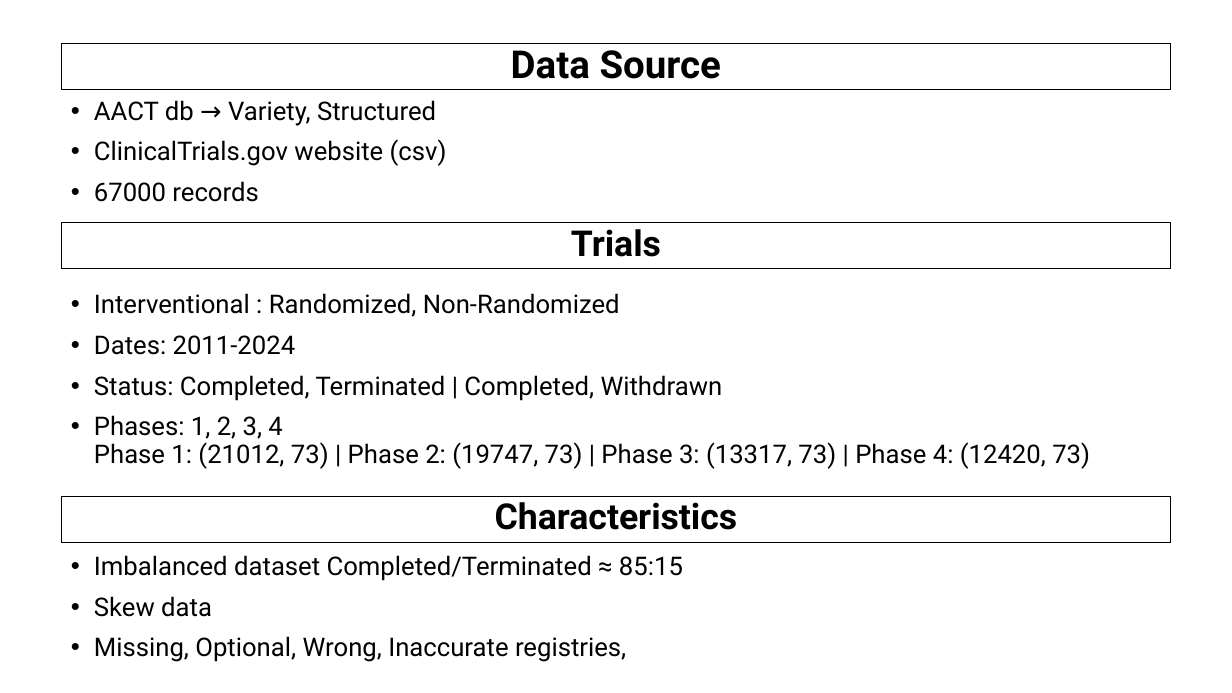
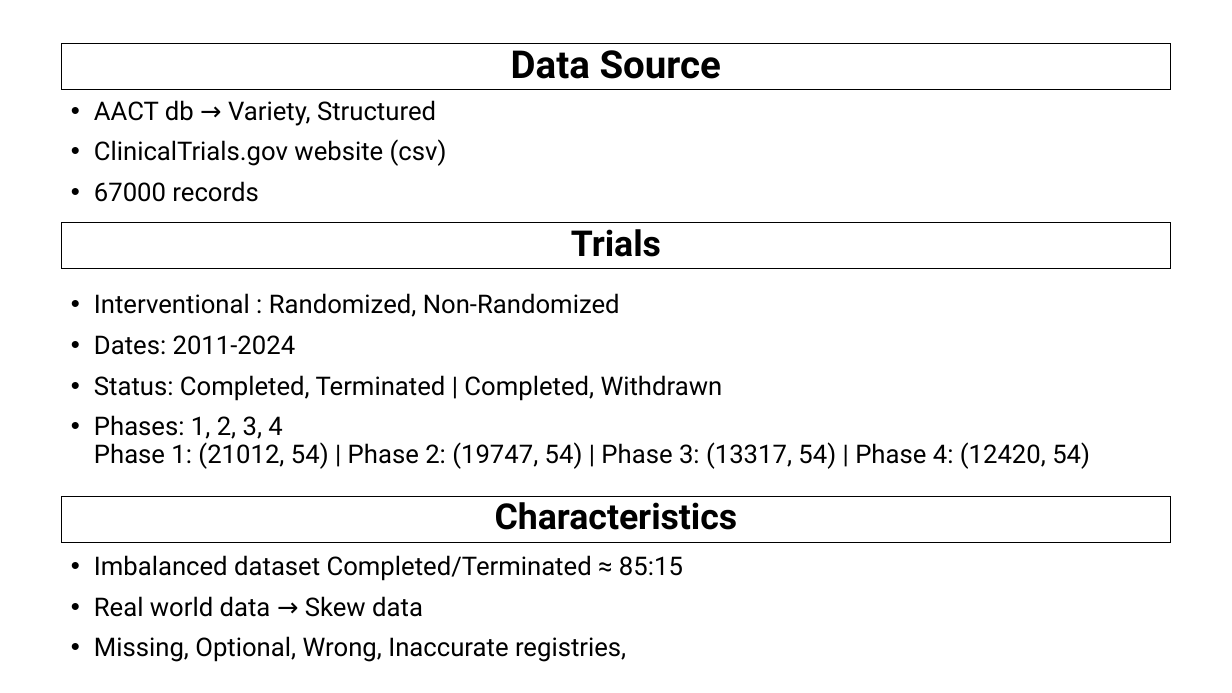
Before and after one commit to AndreouEugenia/Thesis, a slide deck: slide 7 of Thesis_Presentation.pptx. Drawn at 1232x693 pixels with LibreOffice and Linux fonts; fonts in the diff are those of the drawing; background and template pictures are left out. Boxes give left, top, right and bottom in pixels: in the first picture for what was removed or moved away, otherwise in the second. Text is boxed around its words. In the diff, an @@ line names an element or a change of style, - is before the commit and + after.

```diff
--- a/Thesis_Presentation.pptx
+++ b/Thesis_Presentation.pptx
@@ text at bbox=[94, 415, 1090, 469]: text changed @@
-• Phases: 1, 2, 3, 4
-  Phase 1: (21012, 73) | Phase 2: (19747, 73) | Phase 3: (13317, 73) | Phase 4: (12420, 73)
+• Phases: 1, 2, 3, 4
+  Phase 1: (21012, 54) | Phase 2: (19747, 54) | Phase 3: (13317, 54) | Phase 4: (12420, 54)
@@ text at bbox=[94, 596, 423, 617]: text changed @@
-• Skew data
+• Real world data → Skew data
```
Also in this commit, not shown: 12 other slides changed, 4 other files.
